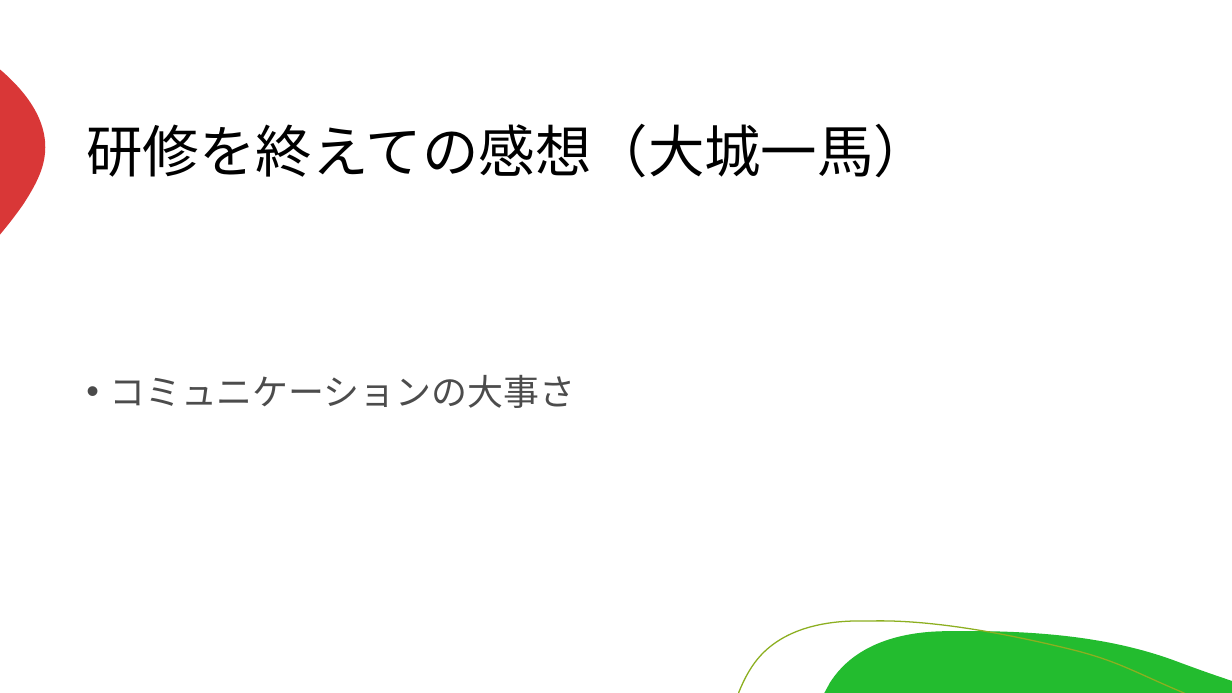
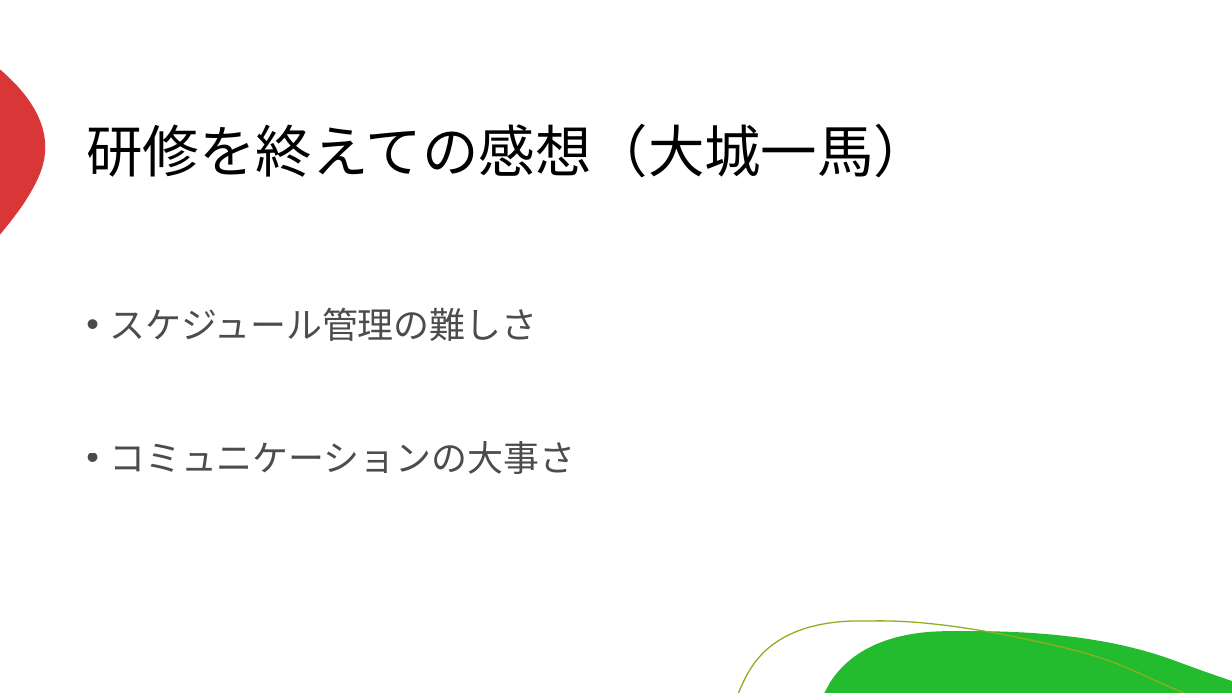
Before and after one commit to miyagiryusei/Excel, a slide deck: slide 10 of 発表資料.pptx (slide 16 before the commit). Drawn at 1232x693 pixels with LibreOffice and Linux fonts; fonts in the diff are those of the drawing. Boxes give left, top, right and bottom in pixels: in the first picture for what was removed or moved away, otherwise in the second. Text is boxed around its words. In the diff, an @@ line names an element or a change of style, - is before the commit and + after.

```diff
--- a/発表資料.pptx
+++ b/発表資料.pptx
@@ text at <box>109,308,537,341</box>: paragraph added @@
+• スケジュール管理の難しさ
```
Also in this commit, not shown: 2 other slides changed, 6 slides removed.
